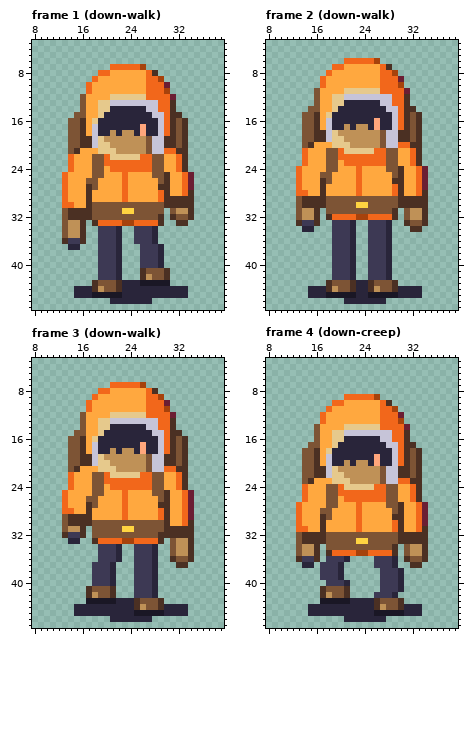
A pixel-art file gets an edit: art/companion-48/review-place/work/pawn-aseprite/pawn.aseprite. Above: the version before the commit.
48x48 pixels, 28 frames. Shown: frame 1 (down-walk): x 8..39, y 3..47; frame 2 (down-walk): x 8..39, y 3..47; frame 3 (down-walk): x 8..39, y 3..47; frame 4 (down-creep): x 8..39, y 3..47. The commit also changed other frames, which this record leaves out.
The result:
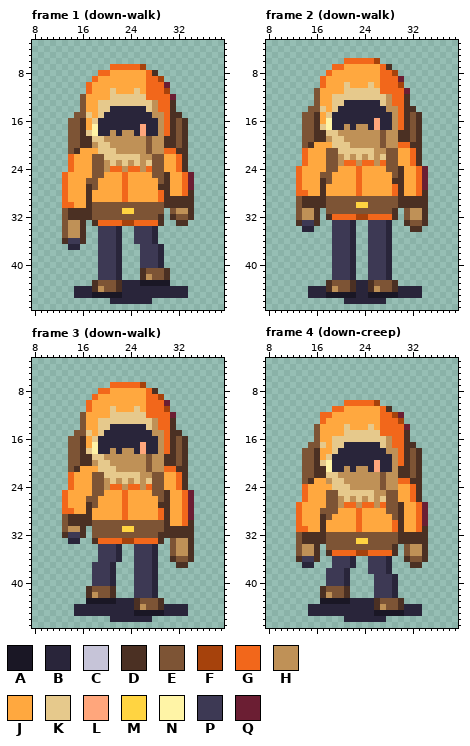
Palette (. is transparent): A #1a1725  B #29253a  C #c6c4d8  D #4b3023  E #7d5435  F #a6420c  G #f2671b  H #bf9157  J #ffa83f  K #e6c98c  L #ffa67c  M #ffd441  N #fff4a6  P #3d3954  Q #6b1e33
Change:
Changed rows in their new state; - is an unchanged pixel.
Frame 1 (down-walk):
first column x 17:
11 ----K---K----
13 ----KKKKKKKH-
14 ----------KH-
15 K----------HH
16 ------------H
17 -N----------H
18 KN----------H
19 -K---------HH
20 -H---------HH
21 -----------HH
22 ---K-----HH--
23 ---HKHKHKHK--
24 ---H--H--H---
Frame 2 (down-walk):
first column x 17:
10 ----K---K----
12 ----KKKKKKKH-
13 ----------KH-
14 K----------HH
15 ------------H
16 -N----------H
17 KN----------H
18 -K---------HH
19 -H---------HH
20 -----------HH
21 ---K-----HH--
22 ---HKHKHKHK--
23 ---H--H--H---
Frame 3 (down-walk): the same change as frame 1 (down-walk)
Frame 4 (down-creep):
first column x 17:
 9 ----......---
10 --..GGGGGF..-
11 -.GG-------D.
12 -G----------F
14 -----JJJ-J---
15 --JJKKKKKKGG-
16 ----KKKKKKKH-
17 K--K------KHG
18 -JK--------HH
19 -K-------B--H
20 KN--B-BB----H
21 -NBB-B--BLBBH
22 -K-H-------HH
23 -H--H------HH
24 -JKK-HHHHHEHH
25 ---KKKKKKHH--
26 ---HKHKHKHK--
27 ---HGGHGGHG--
28 --E--------E-
29 ------------E
first column x 17:
36 -.--PB--P--B.-
37 ..-PPB--P--B.-
38 .--PB---PP-B..
39 .--PB----P--B.
40 ---------P--B.
41 ---------P--B.
Pixel boxes of the changes (left, top, right, bottom) in both pictures:
changed: (86, 88, 164, 172)
changed: (320, 82, 398, 166)
changed: (86, 406, 164, 490)
changed: (320, 394, 398, 520)
changed: (320, 556, 404, 592)
